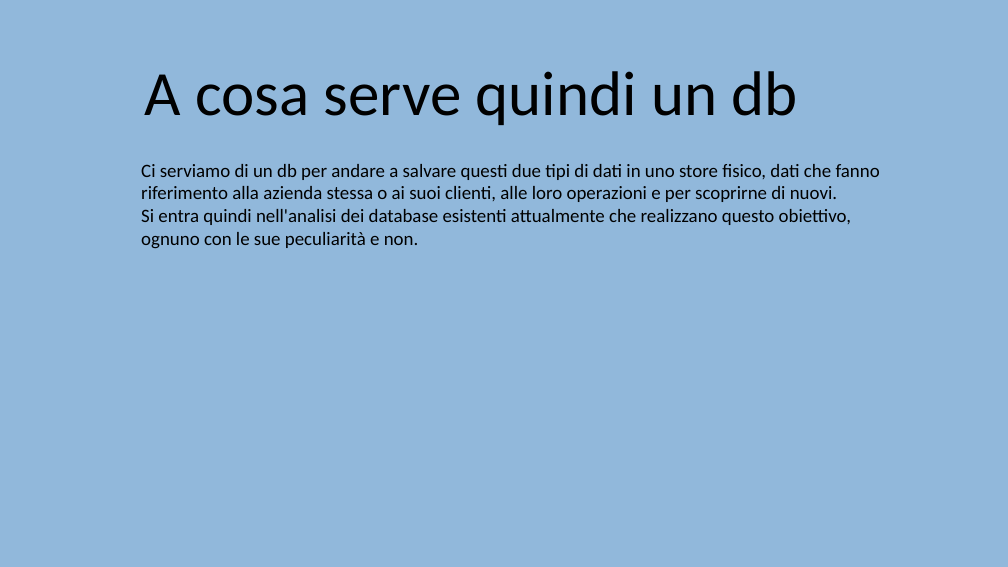
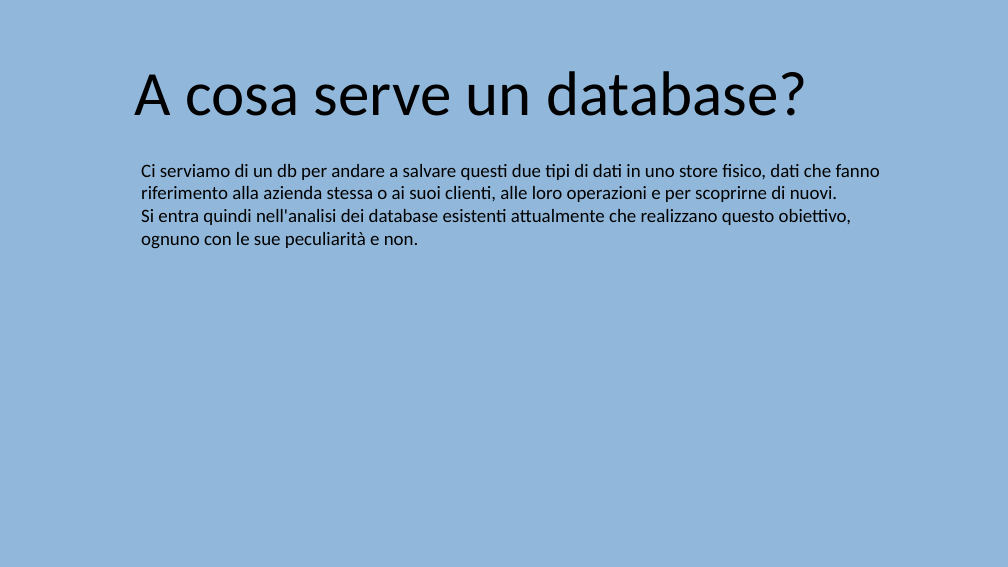
Before and after one commit to EmanueleCitarella/presentationAS, a slide deck: slide 4 of Sql vs NoSql.pptx. Drawn at 1008x567 pixels with LibreOffice and Linux fonts; fonts in the diff are those of the drawing. Boxes give left, top, right and bottom in pixels: in the first picture for what was removed or moved away, otherwise in the second. Text is boxed around its words. In the diff, an @@ line names an element or a change of style, - is before the commit and + after.

```diff
--- a/Sql vs NoSql.pptx
+++ b/Sql vs NoSql.pptx
@@ title at (135,71,808,116): text changed @@
-A cosa serve quindi un db
+A cosa serve un database?
```
Also in this commit, not shown: 22 other slides changed, 1 slide added, 2 slides removed, 1 other file.
